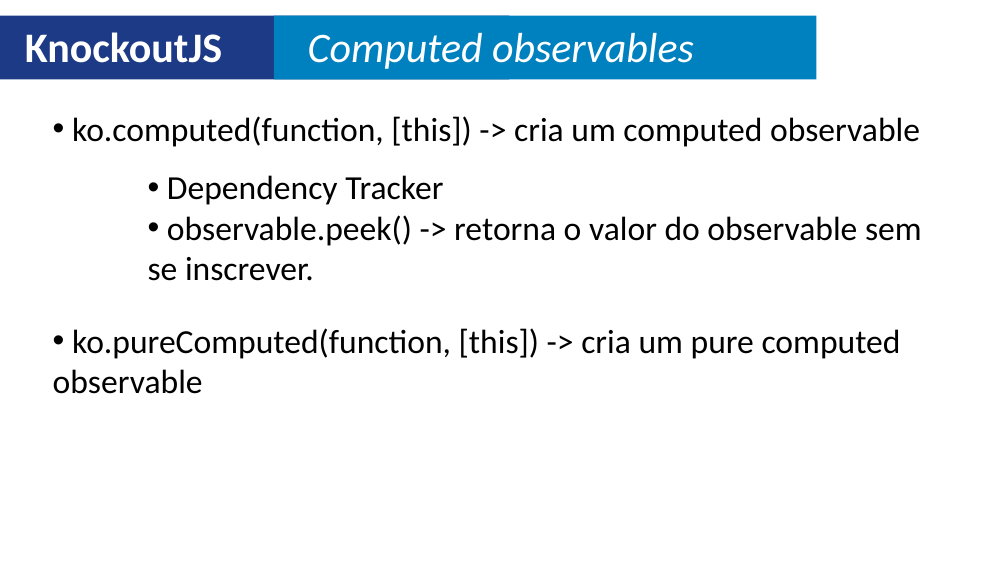
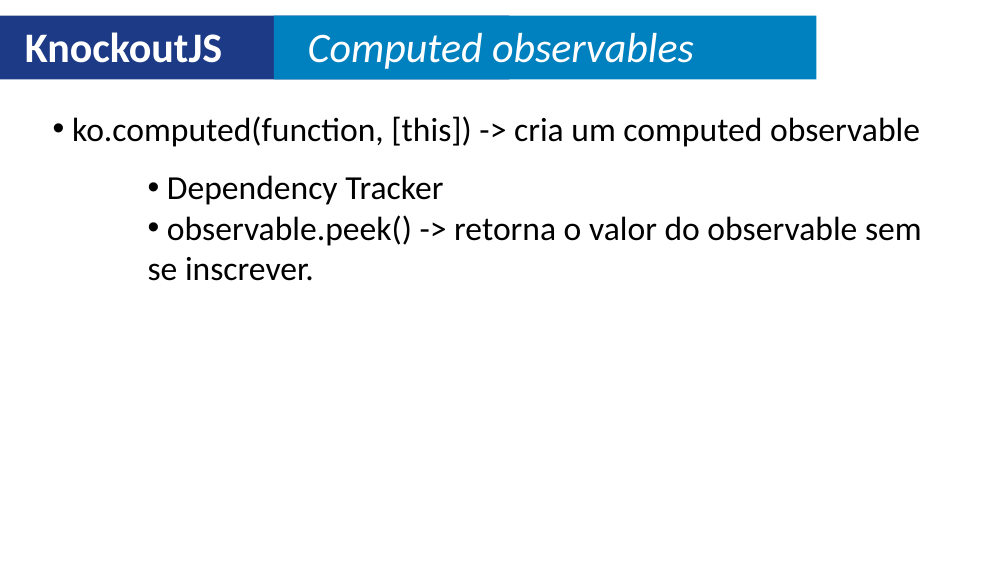
Before and after one commit to ITLab-Academy/knockout-camp, a slide deck: slide 15 of Slides.pptx. Drawn at 1008x567 pixels with LibreOffice and Linux fonts; fonts in the diff are those of the drawing. Boxes give left, top, right and bottom in pixels: in the first picture for what was removed or moved away, otherwise in the second. Text is boxed around its words. In the diff, an @@ line names an element or a change of style, - is before the commit and + after.

```diff
--- a/Slides.pptx
+++ b/Slides.pptx
@@ text removed at box(53, 328, 901, 394) @@
-• ko.pureComputed(function, [this]) -> cria um pure computed observable
```
Also in this commit, not shown: 1 slide removed.
